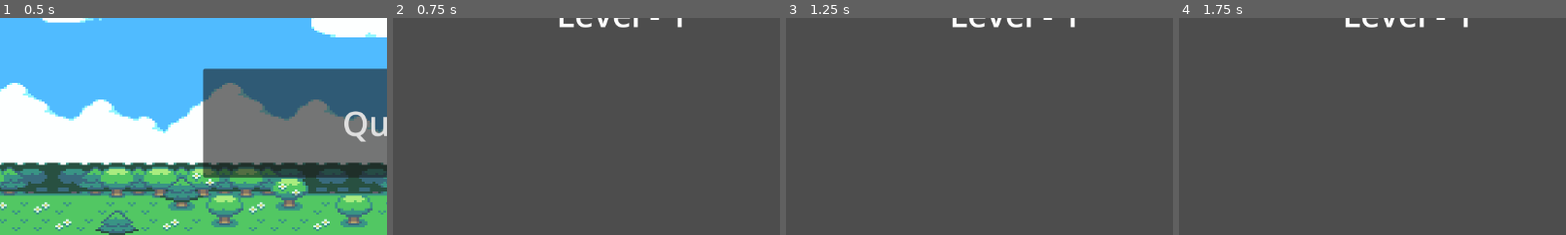
Above: before the commit, frames 1-4 (left to right).
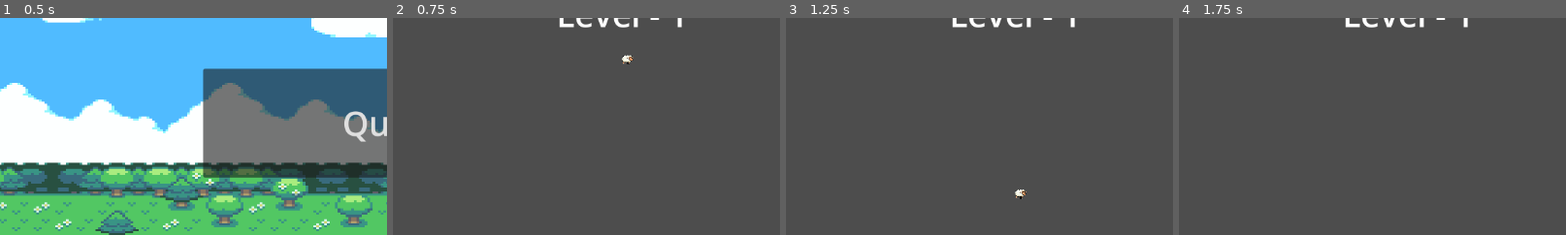
Above: after the commit, the same moments.

Repository: kartoshe4/hack-atom-platformer
Game: Godot game, scene res://menu.tscn
Same seed, same stepped clock (60 frames per second), same inputs: the game is played once before the commit and once after it.
Inputs:
- Up to frame 1 (0.5 s): no input
- Up to frame 2 (0.75 s): click "Play" at 0.5 s
- Up to frame 3 (1.25 s): no input
- Up to frame 4 (1.75 s): tap Enter (ui_accept) at 1.25, 1.35, 1.52 s; hold Right (ui_right) from 1.28 s (still down)
The pictures show only the part of the screen within x 0-50%, y 40-90%; the shares and areas given below are measured in that part.

Frame 1 is identical in both runs. In frame 2, 0.1% of the frame differs, in the area x 59-63%, y 16-22%; in frame 3, less than 0.1%; in frame 4, nothing differs.

Commit message:
sheep-v0.3
Анимка прыжка
базовая физика

Diff:
--- a/level.tscn
+++ b/level.tscn
@@ -1,4 +1,6 @@
-[gd_scene format=3 uid="uid://cdyl8ots0d6po"]
+[gd_scene load_steps=2 format=3 uid="uid://cdyl8ots0d6po"]
+
+[ext_resource type="PackedScene" uid="uid://doypa4iy1cctp" path="res://sheep/sheep.tscn" id="1_s3psm"]
 
 [node name="level" type="Node2D"]
 
@@ -11,3 +13,6 @@
 text = "Level - 1"
 horizontal_alignment = 1
 vertical_alignment = 1
+
+[node name="sheep" parent="." instance=ExtResource("1_s3psm")]
+position = Vector2(348, 309)
--- /dev/null
+++ b/sheep/sheep.gd
@@ -0,0 +1,25 @@
+extends CharacterBody2D
+
+
+const SPEED = 300.0
+const JUMP_VELOCITY = -400.0
+
+
+func _physics_process(delta: float) -> void:
+	# Add the gravity.
+	if not is_on_floor():
+		velocity += get_gravity() * delta
+
+	# Handle jump.
+	if Input.is_action_just_pressed("ui_accept") and is_on_floor():
+		velocity.y = JUMP_VELOCITY
+
+	# Get the input direction and handle the movement/deceleration.
+	# As good practice, you should replace UI actions with custom gameplay actions.
+	var direction := Input.get_axis("ui_left", "ui_right")
+	if direction:
+		velocity.x = direction * SPEED
+	else:
+		velocity.x = move_toward(velocity.x, 0, SPEED)
+
+	move_and_slide()
--- a/sheep/sheep.tscn
+++ b/sheep/sheep.tscn
@@ -1,10 +1,14 @@
-[gd_scene load_steps=11 format=3 uid="uid://doypa4iy1cctp"]
+[gd_scene load_steps=15 format=3 uid="uid://doypa4iy1cctp"]
 
 [ext_resource type="Texture2D" uid="uid://bu7k2iaecwjt8" path="res://Тестовый перс/sheep-idle/sheep-idle.png" id="1_0n53y"]
+[ext_resource type="Script" path="res://sheep/sheep.gd" id="1_h2ofo"]
 [ext_resource type="Texture2D" uid="uid://mq1f05sv7i82" path="res://Тестовый перс/sheep-idle/sheep-idle2.png" id="2_iixys"]
 [ext_resource type="Texture2D" uid="uid://bb4virc6633oh" path="res://Тестовый перс/sheep-idle/sheep-idle1.png" id="3_vj36q"]
 [ext_resource type="Texture2D" uid="uid://06ss133vcs50" path="res://Тестовый перс/run/sheep-run-1.png" id="4_g8uko"]
+[ext_resource type="Texture2D" uid="uid://cdjimnyo0qkmk" path="res://Тестовый перс/Jump/sheep-jump-1.png" id="4_rtyay"]
+[ext_resource type="Texture2D" uid="uid://csourayhfrg4d" path="res://Тестовый перс/Jump/sheep-jump-2.png" id="5_eo3lw"]
 [ext_resource type="Texture2D" uid="uid://bs1315ghx5lij" path="res://Тестовый перс/run/sheep-run-2.png" id="5_sthpb"]
+[ext_resource type="Texture2D" uid="uid://bve1ph71ky86g" path="res://Тестовый перс/Jump/sheep-jump-3.png" id="6_n62wp"]
 [ext_resource type="Texture2D" uid="uid://bknjnfta0543f" path="res://Тестовый перс/run/sheep-run-3.png" id="6_wpmkw"]
 [ext_resource type="Texture2D" uid="uid://cgnwlry4rcxx2" path="res://Тестовый перс/run/sheep-run-4.png" id="7_q30xo"]
 [ext_resource type="Texture2D" uid="uid://df7hfw7eoavuo" path="res://Тестовый перс/run/sheep-run-5.png" id="8_q037n"]
@@ -27,8 +31,23 @@
 "name": &"Idle",
 "speed": 5.0
 }, {
-"frames": [],
-"loop": true,
+"frames": [{
+"duration": 1.5,
+"texture": ExtResource("4_rtyay")
+}, {
+"duration": 1.5,
+"texture": ExtResource("5_eo3lw")
+}, {
+"duration": 1.5,
+"texture": ExtResource("6_n62wp")
+}, {
+"duration": 1.5,
+"texture": ExtResource("5_eo3lw")
+}, {
+"duration": 1.5,
+"texture": ExtResource("4_rtyay")
+}],
+"loop": false,
 "name": &"jump",
 "speed": 5.0
 }, {
@@ -48,12 +67,13 @@
 "duration": 1.0,
 "texture": ExtResource("8_q037n")
 }],
-"loop": true,
+"loop": false,
 "name": &"run",
 "speed": 5.0
 }]
 
 [node name="sheep" type="CharacterBody2D"]
+script = ExtResource("1_h2ofo")
 
 [node name="CollisionShape2D" type="CollisionShape2D" parent="."]
 scale = Vector2(0.945, 0.5)
@@ -61,10 +81,9 @@
 one_way_collision_margin = 0.0
 
 [node name="AnimatedSprite2D" type="AnimatedSprite2D" parent="."]
-position = Vector2(2, -1)
+position = Vector2(2, -2)
 scale = Vector2(0.510742, 0.510742)
 sprite_frames = SubResource("SpriteFrames_hw55n")
-animation = &"run"
+animation = &"Idle"
 autoplay = "Idle"
-frame = 1
-frame_progress = 0.295416
+frame_progress = 0.461354
Binary file removed: sheep-idle.png
Binary file removed: sheep-idle1.png
Binary file removed: sheep-idle2.png
Binary file added: Тестовый перс/Jump/sheep-jump-1.png
Not shown, changed: Тестовый перс/Jump/sheep-jump-1.png.import
Binary file added: Тестовый перс/Jump/sheep-jump-2.png
Not shown, changed: Тестовый перс/Jump/sheep-jump-2.png.import
Binary file added: Тестовый перс/Jump/sheep-jump-3.png
Not shown, changed: Тестовый перс/Jump/sheep-jump-3.png.import
